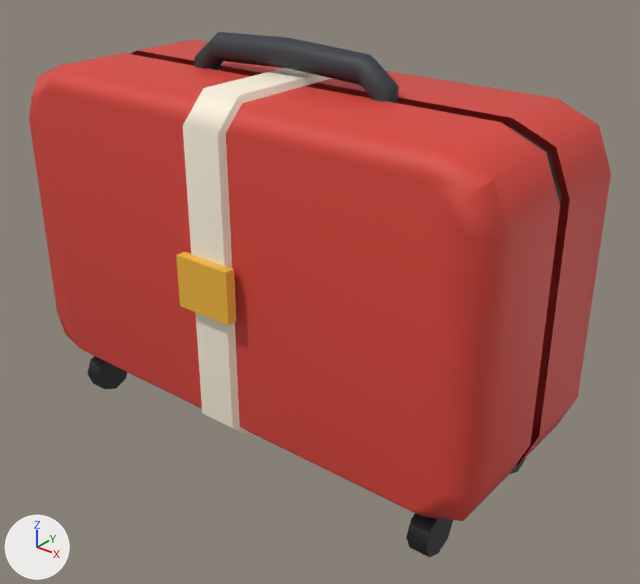
An edit to the FBX model Overbooked/arte/props/Maleta3.fbx, drawn before and after from the same camera.
Both versions are drawn from a 50 mm lens placed at (1.54, -1.785, 1.612), pointed at (0.095, 0.022, 0.492). Lighting does not change. The marker at lower left points along +X, +Y and +Z. The picture after the commit comes second.

The older version as bpy lines, for what is in view:
```python
me_maleta3 = bpy.data.meshes.new('Maleta3')
me_maleta3.from_pydata(...)  # 242 vertices, 226 faces; spans x -0.8..0.8, y -0.35..0.35, z 0.0..1.2
me_maleta3.materials.append(mat_props_palette)  # picture img_props_palette_png
ob_maleta3 = bpy.data.objects.new('Maleta3', me_maleta3)
ob_maleta3.location = (0.0, 0.0, 0.0)
```
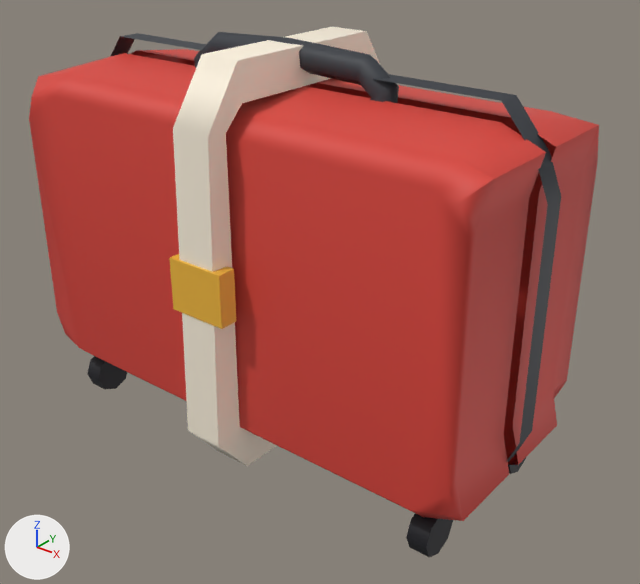
Edits to the bpy script that builds the scene:
```text
Change me_maleta3:
    used by ob_maleta3; location = (0.0, 0.0, 0.0)
    remove me_maleta3.from_pydata(...)  # 242 vertices, 226 faces; spans x -0.8..0.8, y -0.35..0.35, z 0.0..1.2
    add me_maleta3.from_pydata(...)  # 242 vertices, 226 faces; spans x -0.77..0.77, y -0.38..0.41, z 0.0..1.2
    me_maleta3 part 1: all 8 vertices in x 0.8, y -0.25..0.27, z 0.29..0.93 are moved by (-0.08, 0.0, 0.0)
    me_maleta3 part 2: all 2 vertices in x -0.64, y 0.27..0.33, z 1.03..1.09 are moved by (0.0, -0.03, -0.03)
    me_maleta3 part 3: all 2 vertices in x 0.64, y 0.27..0.33, z 1.03..1.09 are moved by (0.0, -0.03, -0.03)
    me_maleta3 part 4: all 2 vertices in x -0.64, y -0.02..0.05, z 1.06 are moved by (0.0, 0.0, 0.08)
    me_maleta3 part 5: all 2 vertices in x 0.64, y -0.02..0.05, z 1.06 are moved by (0.0, 0.0, 0.08)
    me_maleta3 part 6: all 2 vertices in x -0.64, y -0.31..-0.25, z 1.03..1.09 are moved by (0.0, 0.03, -0.03)
    me_maleta3 part 7: all 2 vertices in x 0.64, y -0.31..-0.25, z 1.03..1.09 are moved by (0.0, 0.03, -0.03)
    me_maleta3 part 8: all 8 vertices in x -0.8, y -0.25..0.27, z 0.29..0.93 are moved by (0.08, 0.0, 0.0)
    me_maleta3 part 9: 20 of 242 vertices moved; they spanned x -0.09..0.09, y -0.35..0.35, z 0.11..1.11 and now span x -0.09..0.09, y -0.38..0.41, z 0.03..1.19; mean shift (0.0, 0.0, -0.01); largest move (-0.06, 0.27, 0.11) -> (-0.06, 0.3, 0.03)
    other edits to the shape of me_maleta3 do not show in these pictures
```

Where the change shows, as pixel boxes [x1, y1, x2, y2] in the pictures (640 x 584 px; the box of a moved part takes in the faces that stretch with it):
'Maleta3', reshaped
    before: [29, 32, 611, 557]
    after: [29, 27, 599, 557]
part 1 of me_maleta3, moved or reshaped
    before: [436, 125, 611, 521]
    after: [436, 125, 599, 521]
part 2 of me_maleta3, moved or reshaped
    both: [130, 51, 195, 66]
part 3 of me_maleta3, moved or reshaped
    before: [137, 40, 598, 364]
    after: [137, 49, 598, 393]
part 4 of me_maleta3, moved or reshaped (not visible before)
    after: [110, 36, 135, 57]
part 5 of me_maleta3, moved or reshaped
    before: [509, 127, 549, 153]
    after: [121, 33, 550, 154]
part 6 of me_maleta3, moved or reshaped
    before: [29, 66, 410, 510]
    after: [29, 54, 410, 510]
part 7 of me_maleta3, moved or reshaped
    before: [46, 53, 545, 510]
    after: [54, 53, 545, 510]
part 8 of me_maleta3, moved or reshaped (mostly hidden)
    before: [143, 53, 192, 65]
    after: [144, 54, 192, 65]
part 9 of me_maleta3, moved or reshaped
    before: [176, 68, 332, 439]
    after: [169, 27, 380, 466]
